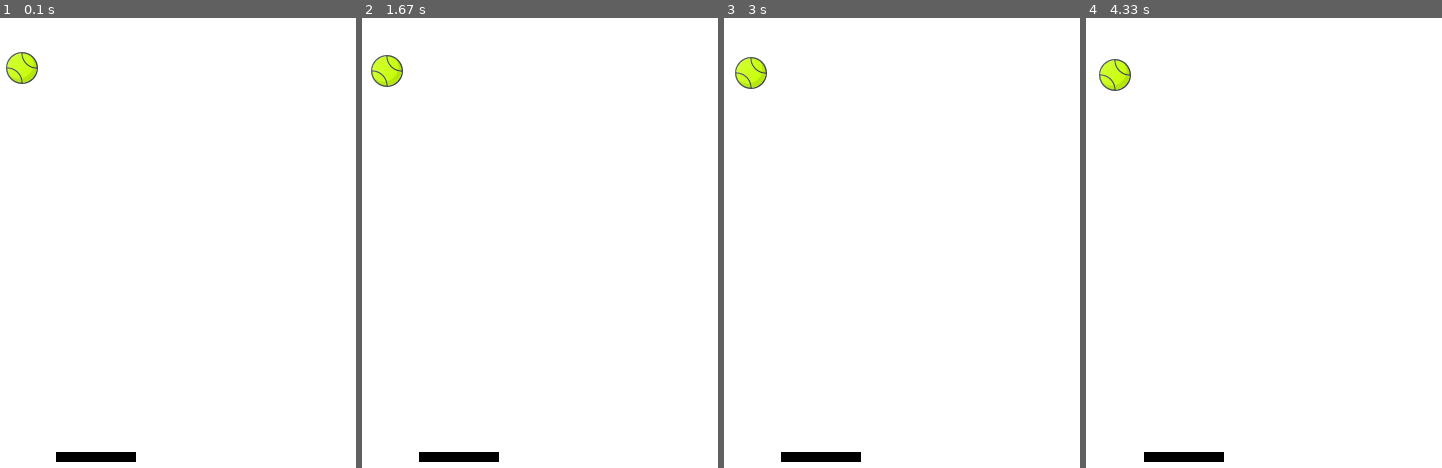
Above: before the commit, frames 1-4 (left to right).
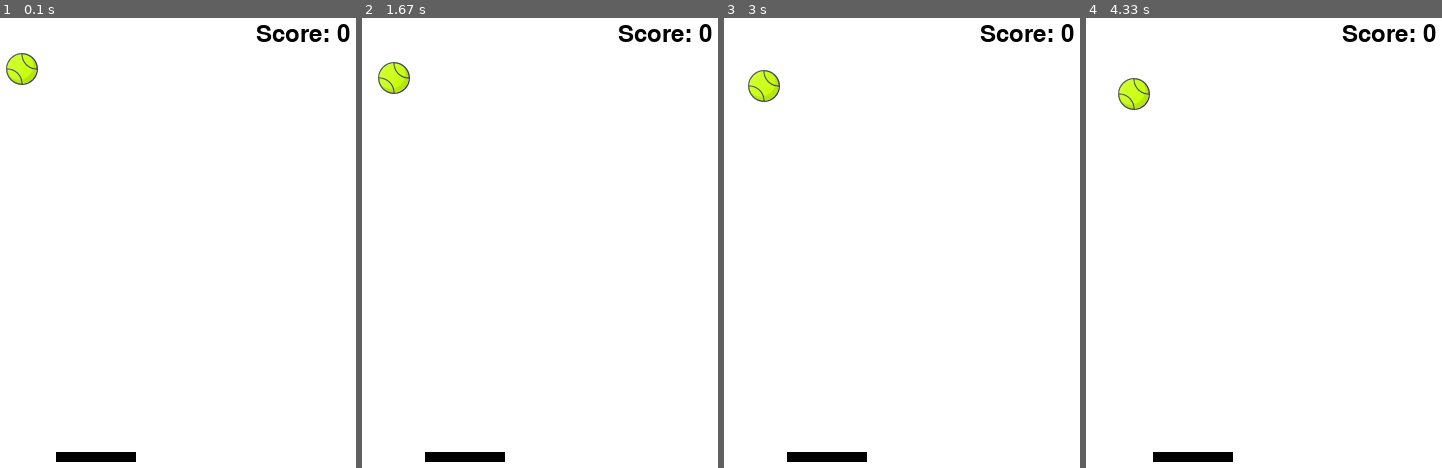
Above: after the commit, the same moments.

Repository: Sam-Po/pygame_example
Game: pygame game, started from game.py
Same seed, same stepped clock (60 frames per second), same inputs: the game is played once before the commit and once after it.
Inputs:
- Up to frame 1 (0.1 s): no input
- Up to frame 2 (1.67 s): hold Right 0.33-0.8 s; hold Right 0.83-1.3 s; hold Left from 1.33 s (still down)
- Up to frame 3 (3 s): release Left at 1.87 s; hold Right 2.33-2.97 s
- Up to frame 4 (4.33 s): hold Left 3-3.47 s; hold Right 3.5-3.97 s; hold Right from 4 s (still down)

The runs differ from the first frame. In frame 1, 0.7% of the frame differs, in the area x 1-99%, y 1-15%; in frame 2, 1.1%; in frame 3, 1.4%; in frame 4, 1.6%, in the area x 3-99%, y 1-99%.

Commit message:
score text and todos added

Diff:
--- a/game.py
+++ b/game.py
@@ -1,6 +1,12 @@
 import pygame
 import os
 from random import randint
+
+
+def show_score(scene, score):
+    font = pygame.font.Font(None, 36)
+    text = font.render("Score: " + str(score), 1, (0, 0, 0))
+    scene.blit(text, (400, 20))
 
 path = os.path.dirname(os.path.realpath(__file__))
 
@@ -16,6 +22,7 @@
 pad_dx = 0
 image = pygame.image.load(os.path.join(path, 'tennis.png'))
 imh, imw = image.get_rect().size
+show_score(screen, 0)
 
 while run:
     for event in pygame.event.get():
@@ -23,15 +30,15 @@
             run = False
         elif event.type == pygame.KEYDOWN:
                 if event.key == pygame.K_LEFT:
-                    pad_dx = -0.04
+                    pad_dx = -0.2
                 if event.key == pygame.K_RIGHT:
-                    pad_dx = 0.04
+                    pad_dx = 0.2
     pad_x += pad_dx
     if pad_x > 500 - 80 or pad_x < 0:
         pad_dx = 0
 
-    x += 0.03 * dx
-    y += 0.03 * dy
+    x += 0.1 * dx
+    y += 0.1 * dy
 
     screen.fill((255, 255, 255))
     screen.blit(image, (x, y))
@@ -51,4 +58,10 @@
     if (x + imw / 2) > pad_x and (x + imw / 2) < (pad_x + 80)\
         and (y + imh) > 450 and (y + imh) < 452:
         dy *= -1
+
+    # TODO: ADD CONDITION FOR GAME OVER - HITTING BOTTOM
+    # TODO: ADDING POINTS
+    # TODO: BALL SHOULD CHANGE THE SPEED IF PLAYER SCORES EACH 10 PTS
+    # BONUS TODO: ADD BRICKS TO BREAK
+    show_score(screen, 0)
     pygame.display.flip()
